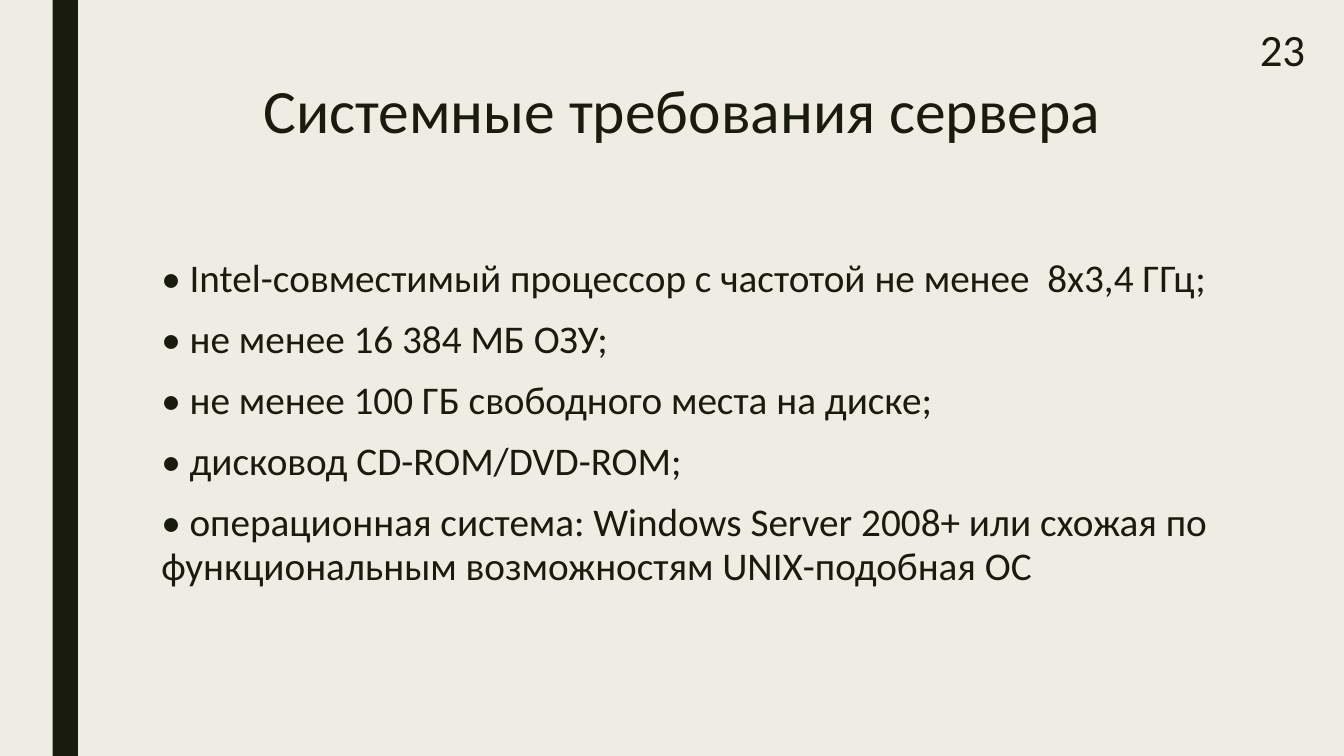
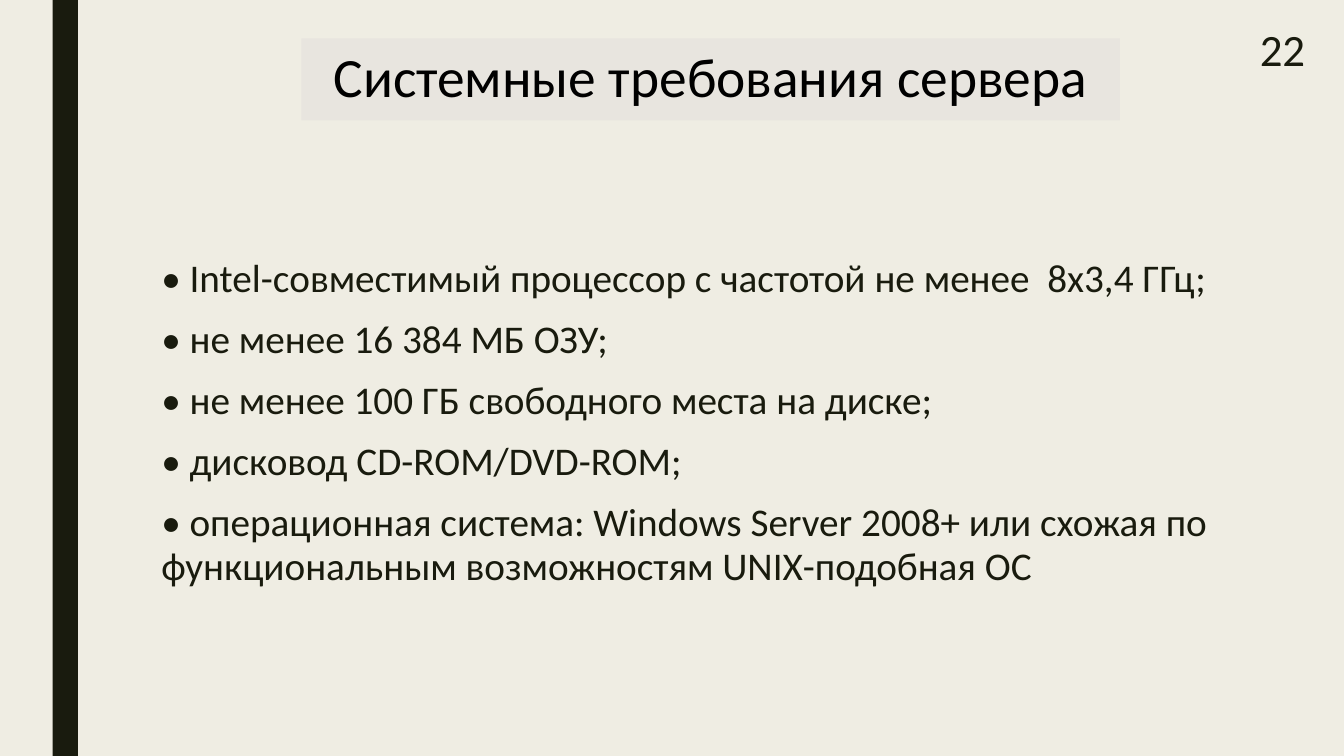
Before and after one commit to samarsky-canary/dragon, a slide deck: slide 22 of dizdocs/bakalavr.pptx (slide 23 before the commit). Drawn at 1344x756 pixels with LibreOffice and Linux fonts; fonts in the diff are those of the drawing. Boxes give left, top, right and bottom in pixels: in the first picture for what was removed or moved away, otherwise in the second. Text is boxed around its words. In the diff, an @@ line names an element or a change of style, - is before the commit and + after.

```diff
--- a/dizdocs/bakalavr.pptx
+++ b/dizdocs/bakalavr.pptx
@@ title "Системные требования сервера": place and size @@
-title "Системные требования сервера" at bbox=[263, 91, 1100, 143]
+title "Системные требования сервера" at bbox=[301, 38, 1120, 120]
@@ title "Системные требования сервера" at bbox=[301, 38, 1120, 120]: size 44 to 39.6 pt, text colour #191B0E to #000000; vertical alignment top to middle; fill none to #E8E5DF; outline none to #897B61 2.75 pt @@
@@ page number at bbox=[1260, 37, 1305, 66]: text changed @@
-23
+22
```
Also in this commit, not shown: 21 other slides changed, 1 slide added, 3 slides removed, 5 other files.
